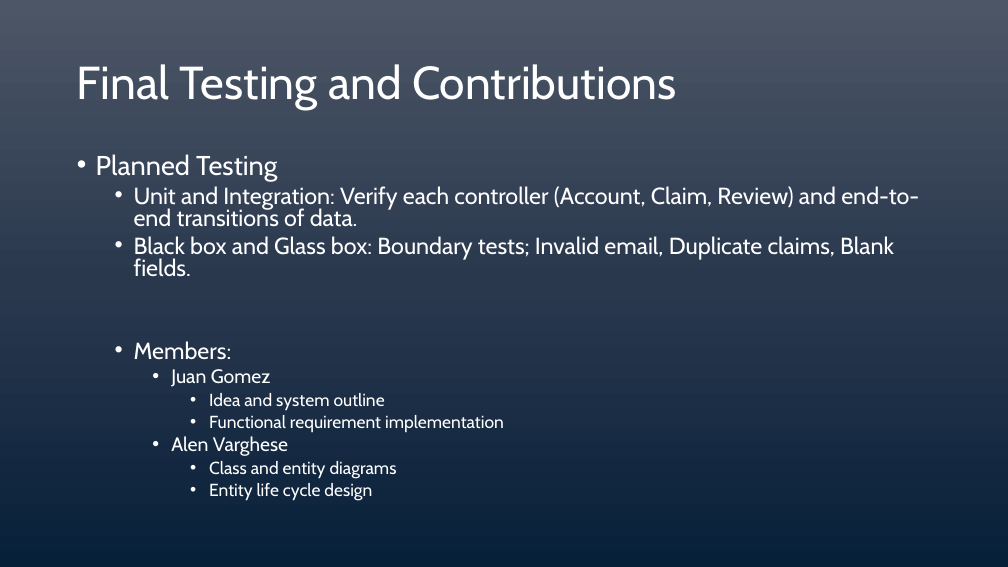
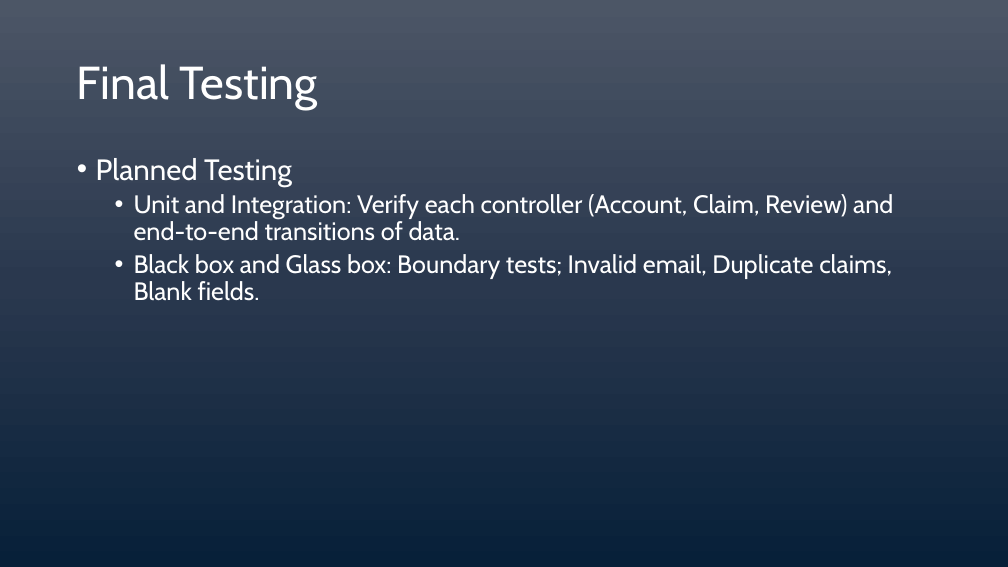
Before and after one commit to Milwacko/CS-3321-GroupProject, a slide deck: slide 8 of CampusFind.pptx. Drawn at 1008x567 pixels with LibreOffice and Linux fonts; fonts in the diff are those of the drawing. Boxes give left, top, right and bottom in pixels: in the first picture for what was removed or moved away, otherwise in the second. Text is boxed around its words. In the diff, an @@ line names an element or a change of style, - is before the commit and + after.

```diff
--- a/CampusFind.pptx
+++ b/CampusFind.pptx
@@ title at [77,64,318,110]: text changed @@
-Final Testing and Contributions
+Final Testing
@@ text "Planned Testing" at [96,158,893,301]: size 25.9 to 28 pt in "Planned Testing"; size 22.2 to 24 pt; line spacing 0.8 to 0.9 @@
@@ text at [134,341,504,500]: paragraphs removed @@
-  • Members:
-    • Juan Gomez
-      • Idea and system outline
-      • Functional requirement implementation
-    • Alen Varghese
-      • Class and entity diagrams
-      • Entity life cycle design
```
Also in this commit, not shown: 4 other slides changed.
